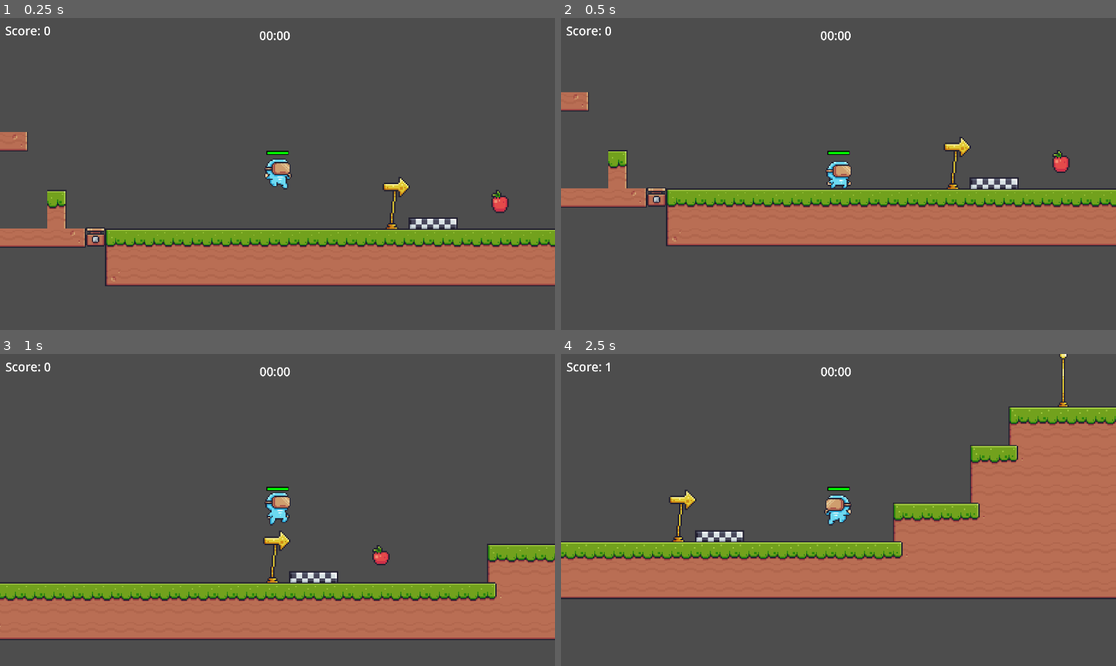
Above: before the commit, frames 1-4 (two rows, left to right).
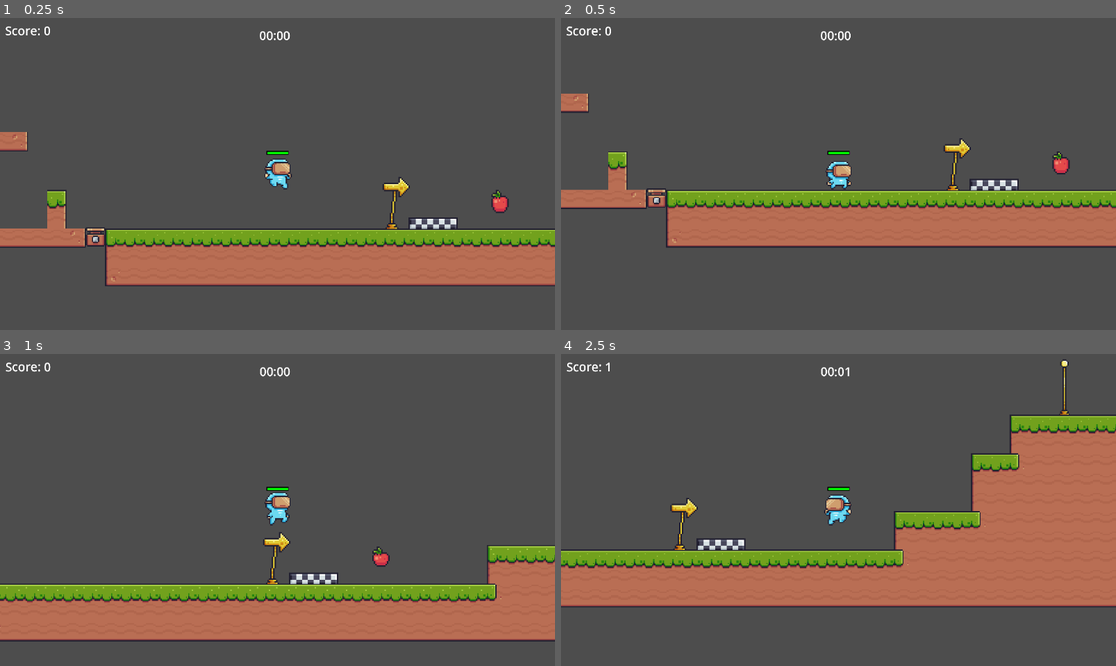
Above: after the commit, the same moments.

Repository: CD1FOX/2D-Platformer
Game: Godot game, scene res://Scenes/main.tscn
Two runs of this game, one before a commit and one after it. Both use one fixed random seed, a clock stepped at 60 frames per second and the inputs below.
Inputs:
- Up to frame 1 (0.25 s): no input
- Up to frame 2 (0.5 s): no input
- Up to frame 3 (1 s): hold D (Right) from 0.53 s (still down); tap W (Jump) at 0.77 s
- Up to frame 4 (2.5 s): tap W (Jump) at 1.52 s; release D (Right) at 2.03 s; hold A (Left) from 2.03 s (still down)

Frame 1 is identical in both runs. In frame 2, 4.7% of the frame differs, in the area x 0-100%, y 3-74%; in frame 3, 4.9%; in frame 4, 12%, in the area x 0-100%, y 0-82%.

Commit message:
Update
Death Animation

Diff:
--- a/Scenes/Entity/Scripts/player.gd
+++ b/Scenes/Entity/Scripts/player.gd
@@ -20,10 +20,11 @@
 		return
 
 	is_dead = true
-
-	# Wait briefly before respawning
-	await get_tree().create_timer(1.0).timeout
+	set_physics_process(false)  # Stop movement updates
+	animated_sprite.play("Disappearing")
+	await animated_sprite.animation_finished  # Wait for animation to complete
 	respawn()
+	set_physics_process(true)  # Re-enable movement
 
 func respawn():
 	position = initial_position  # Return to start
@@ -69,6 +70,9 @@
 	if Global.health <= 0.0:
 		die()
 
+	if is_dead:
+		return
+
 	player_movement()
 	gravity_logic(delta)
 	jump_logic()
--- a/Scenes/Entity/player.tscn
+++ b/Scenes/Entity/player.tscn
@@ -1,14 +1,43 @@
-[gd_scene load_steps=34 format=3 uid="uid://dsnb28ukkayny"]
+[gd_scene load_steps=42 format=3 uid="uid://dsnb28ukkayny"]
 
 [ext_resource type="Script" uid="uid://dy5k0ete5s52r" path="res://Scenes/Entity/Scripts/player.gd" id="1_odi8b"]
 [ext_resource type="Texture2D" uid="uid://osgyr5trdo3i" path="res://Assets/Pixel Adventure!/Main Characters/Virtual Guy/Fall (32x32).png" id="2_2roui"]
 [ext_resource type="Texture2D" uid="uid://dptlgep8udxlf" path="res://Assets/Pixel Adventure!/Main Characters/Virtual Guy/Idle (32x32).png" id="2_odi8b"]
+[ext_resource type="Texture2D" uid="uid://dimx4vfyaqu45" path="res://Assets/Pixel Adventure!/Main Characters/Desappearing (96x96).png" id="2_rt8bh"]
 [ext_resource type="Texture2D" uid="uid://buaqsfi6f1kov" path="res://Assets/Pixel Adventure!/Main Characters/Virtual Guy/Run (32x32).png" id="3_2tr3c"]
 [ext_resource type="Texture2D" uid="uid://duerqm4ej51a2" path="res://Assets/Pixel Adventure!/Main Characters/Virtual Guy/Jump (32x32).png" id="4_tydqb"]
 [ext_resource type="PackedScene" uid="uid://phrluffpoktq" path="res://Scenes/UI/StopWatch.tscn" id="6_tydqb"]
 [ext_resource type="Script" uid="uid://dxrlu6wt6syry" path="res://Scenes/Entity/Scripts/score.gd" id="7_7lf8o"]
 [ext_resource type="PackedScene" uid="uid://dxcqrk78eqrqy" path="res://Scenes/UI/health_bar.tscn" id="8_ox502"]
 
+[sub_resource type="AtlasTexture" id="AtlasTexture_qgqkc"]
+atlas = ExtResource("2_rt8bh")
+region = Rect2(0, 0, 96, 96)
+
+[sub_resource type="AtlasTexture" id="AtlasTexture_qoe36"]
+atlas = ExtResource("2_rt8bh")
+region = Rect2(96, 0, 96, 96)
+
+[sub_resource type="AtlasTexture" id="AtlasTexture_kk2jl"]
+atlas = ExtResource("2_rt8bh")
+region = Rect2(192, 0, 96, 96)
+
+[sub_resource type="AtlasTexture" id="AtlasTexture_2k6xi"]
+atlas = ExtResource("2_rt8bh")
+region = Rect2(288, 0, 96, 96)
+
+[sub_resource type="AtlasTexture" id="AtlasTexture_uddhl"]
+atlas = ExtResource("2_rt8bh")
+region = Rect2(384, 0, 96, 96)
+
+[sub_resource type="AtlasTexture" id="AtlasTexture_kxmhc"]
+atlas = ExtResource("2_rt8bh")
+region = Rect2(480, 0, 96, 96)
+
+[sub_resource type="AtlasTexture" id="AtlasTexture_6k56m"]
+atlas = ExtResource("2_rt8bh")
+region = Rect2(576, 0, 96, 96)
+
 [sub_resource type="AtlasTexture" id="AtlasTexture_2tr3c"]
 atlas = ExtResource("2_odi8b")
 region = Rect2(0, 0, 32, 32)
@@ -103,6 +132,32 @@
 
 [sub_resource type="SpriteFrames" id="SpriteFrames_d8htt"]
 animations = [{
+"frames": [{
+"duration": 1.0,
+"texture": SubResource("AtlasTexture_qgqkc")
+}, {
+"duration": 1.0,
+"texture": SubResource("AtlasTexture_qoe36")
+}, {
+"duration": 1.0,
+"texture": SubResource("AtlasTexture_kk2jl")
+}, {
+"duration": 1.0,
+"texture": SubResource("AtlasTexture_2k6xi")
+}, {
+"duration": 1.0,
+"texture": SubResource("AtlasTexture_uddhl")
+}, {
+"duration": 1.0,
+"texture": SubResource("AtlasTexture_kxmhc")
+}, {
+"duration": 1.0,
+"texture": SubResource("AtlasTexture_6k56m")
+}],
+"loop": false,
+"name": &"Disappearing",
+"speed": 10.0
+}, {
 "frames": [{
 "duration": 1.0,
 "texture": ExtResource("2_2roui")
@@ -199,9 +254,8 @@
 "speed": 20.0
 }]
 
-[sub_resource type="CapsuleShape2D" id="CapsuleShape2D_odi8b"]
-radius = 50.0
-height = 120.0
+[sub_resource type="RectangleShape2D" id="RectangleShape2D_rt8bh"]
+size = Vector2(105, 115)
 
 [node name="Player" type="CharacterBody2D"]
 scale = Vector2(0.2, 0.2)
@@ -214,12 +268,15 @@
 position = Vector2(0, -15)
 scale = Vector2(4.925, 4.925)
 sprite_frames = SubResource("SpriteFrames_d8htt")
-animation = &"Fall"
+animation = &"Disappearing"
 autoplay = "Idle"
+frame = 6
+frame_progress = 1.0
 
 [node name="CollisionShape2D" type="CollisionShape2D" parent="."]
-position = Vector2(5.96046e-07, 0)
-shape = SubResource("CapsuleShape2D_odi8b")
+position = Vector2(2.5, 7.49998)
+scale = Vector2(1, 1)
+shape = SubResource("RectangleShape2D_rt8bh")
 
 [node name="StopWatch" parent="." instance=ExtResource("6_tydqb")]
 offset_left = -75.0
--- a/Scenes/Traps/Scripts/fire.gd
+++ b/Scenes/Traps/Scripts/fire.gd
@@ -10,13 +10,13 @@
 	if body.name == "Player" and animated_sprite.animation == "Off":
 		# When player first steps on trap
 		player_on_trap = true
-		activate_trap(body)
+		activate_trap()
 
 func _on_body_exited(body):
 	if body.name == "Player":
 		player_on_trap = false
 
-func activate_trap(player):
+func activate_trap():
 	# Step 1: Play the hit animation (triggering the trap)
 	animated_sprite.play("Hit")
 	await animated_sprite.animation_finished
Binary file added: Assets/pixel_heart_full.png
Not shown, added: Assets/pixel_heart_full.png.import
